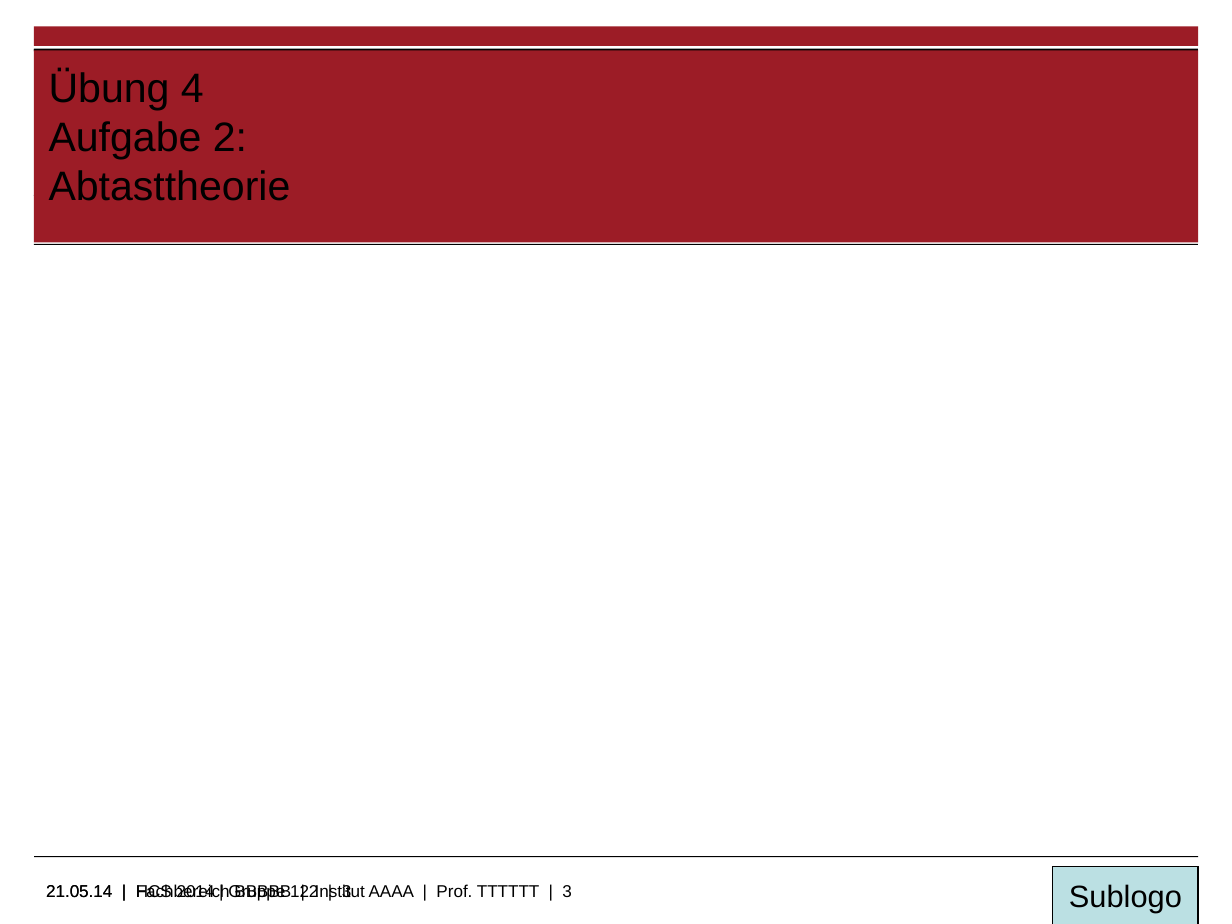
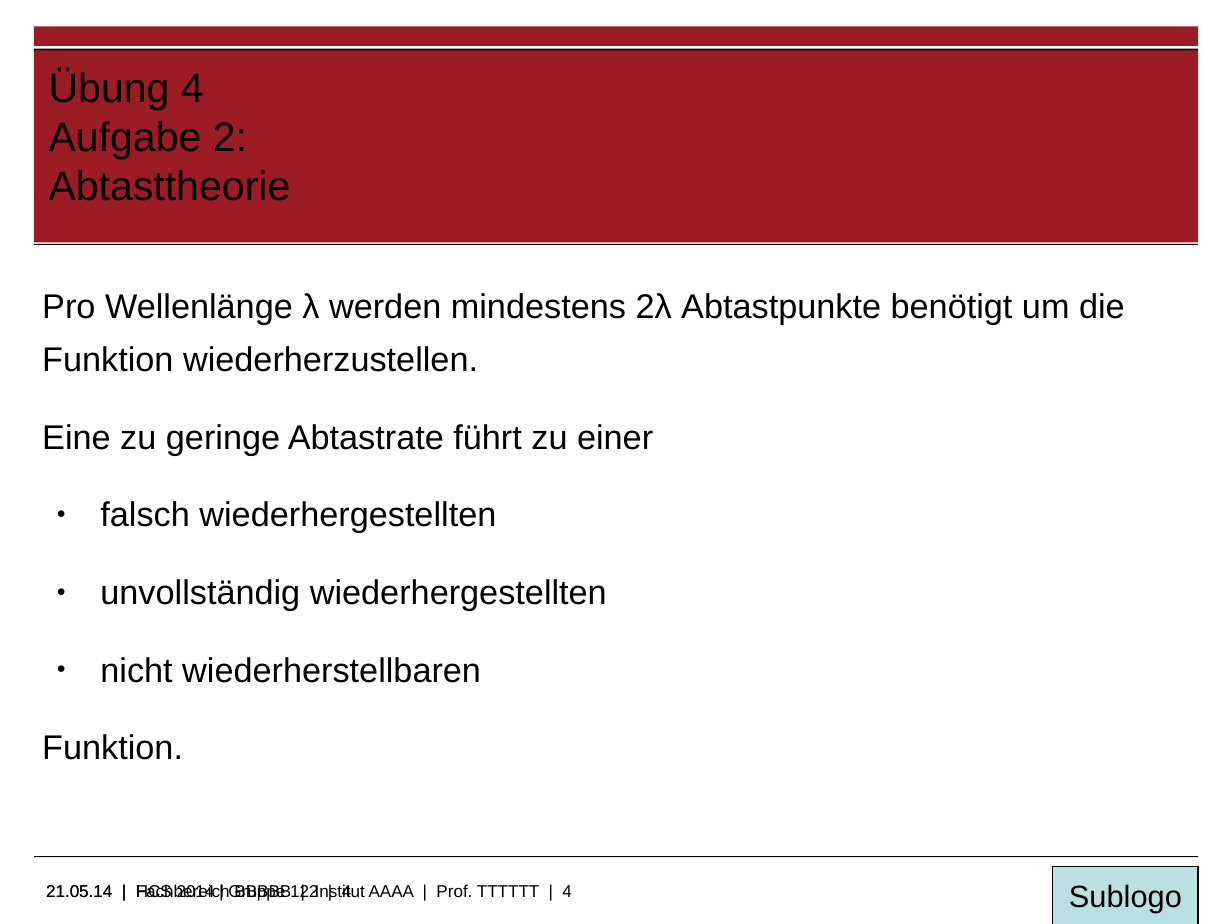
Before and after one commit to RybienSin/hcs, a slide deck: slide 4 of 4/Übung_4.odp (slide 3 before the commit). Drawn at 1232x924 pixels with LibreOffice and Linux fonts; fonts in the diff are those of the drawing; background and template pictures are left out. Boxes give left, top, right and bottom in pixels: in the first picture for what was removed or moved away, otherwise in the second. Text is boxed around its words. In the diff, an @@ line names an element or a change of style, - is before the commit and + after.

Commit message:
Aufgabe 4 1-3 so gut wie fertig. 4 angefangen, 5 offen

```diff
--- a/4/Übung_4.odp
+++ b/4/Übung_4.odp
@@ text added at bbox=[42, 293, 1125, 760], 20 pt, text #000000 @@
+Pro Wellenlänge λ werden mindestens 2λ Abtastpunkte benötigt um die Funktion wiederherzustellen.
+Eine zu geringe Abtastrate führt zu einer
+● falsch wiederhergestellten
+● unvollständig wiederhergestellten
+● nicht wiederherstellbaren
+Funktion.
@@ text at bbox=[46, 884, 572, 901]: text changed @@
-21.05.14 | Fachbereich BBBBB | Institut AAAA | Prof. TTTTTT | 3
+21.05.14 | Fachbereich BBBBB | Institut AAAA | Prof. TTTTTT | 4
@@ text at bbox=[136, 884, 352, 901]: text changed @@
-21.05.14 | HCS 2014 | Gruppe 122 | 3
+21.05.14 | HCS 2014 | Gruppe 122 | 4
```
Also in this commit, not shown: 3 other slides changed, 1 slide added, 1 other file.
